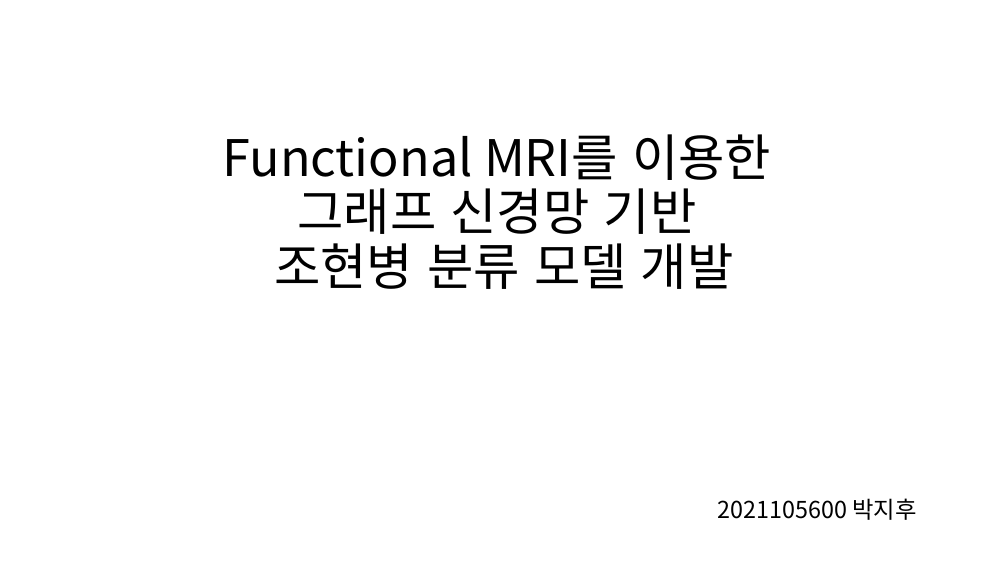
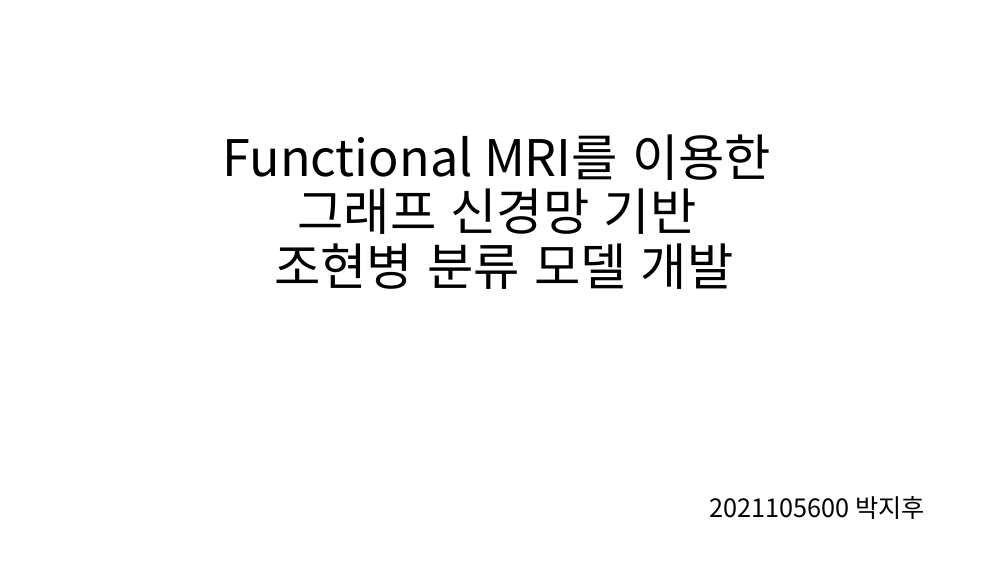
Before and after one commit to janett105/GNN_SCHZ, a slide deck: slide 1 of Presentation/초기 발표 (1).pptx. Drawn at 1008x567 pixels with LibreOffice and Linux fonts; fonts in the diff are those of the drawing. Boxes give left, top, right and bottom in pixels: in the first picture for what was removed or moved away, otherwise in the second. Text is boxed around its words. In the diff, an @@ line names an element or a change of style, - is before the commit and + after.

```diff
--- a/Presentation/초기 발표 (1).pptx
+++ b/Presentation/초기 발표 (1).pptx
@@ subtitle "2021105600 박지후" at [710, 496, 925, 519]: size 22.2 to 24 pt; line spacing 0.9 to 0.8 @@
```
Also in this commit, not shown: 7 other slides changed, 5 slides added, 1 slide removed, 30 other files.
